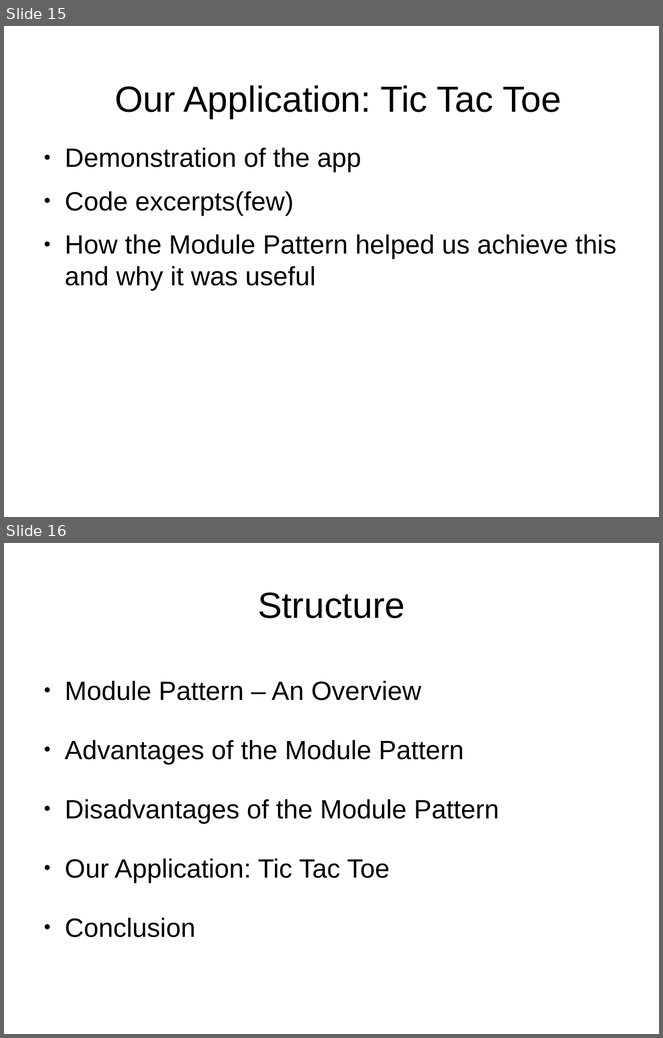
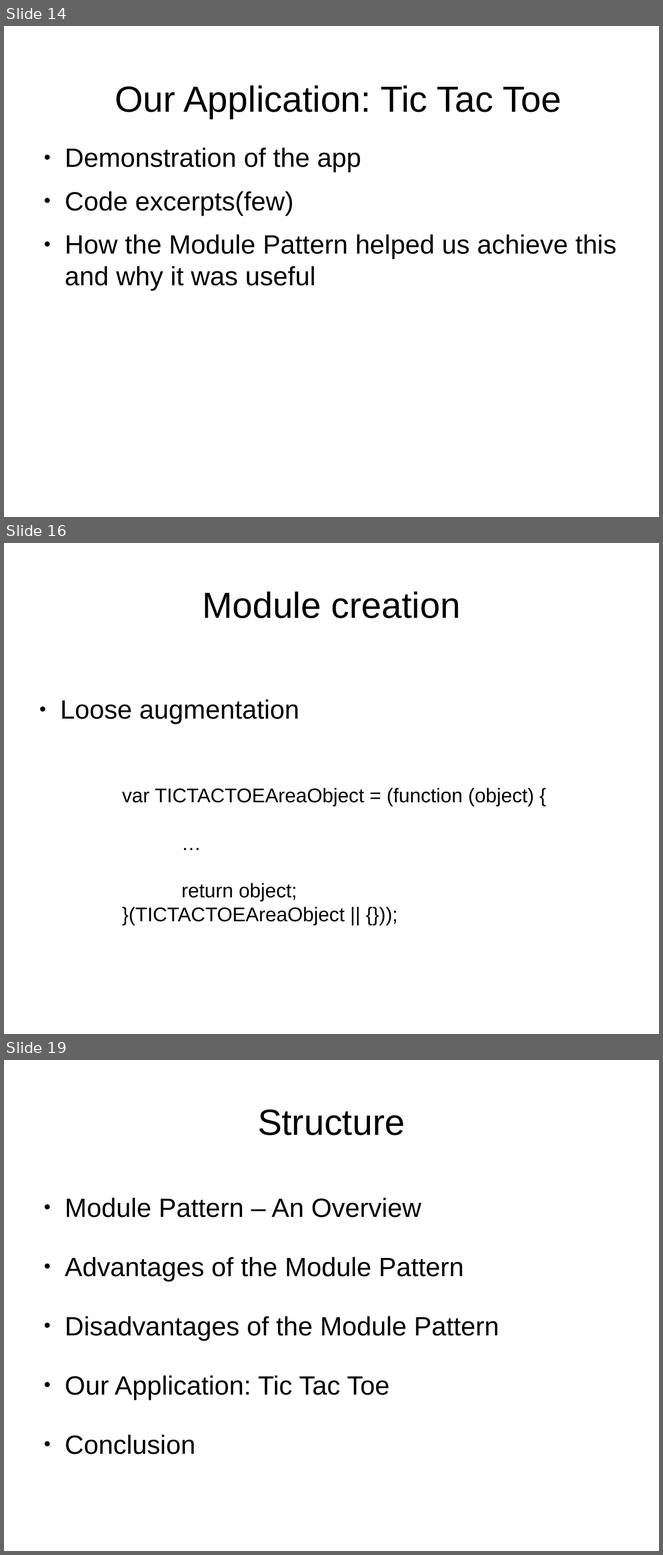
Before and after one commit to sattler/javascript-seminar-2015, a slide deck: presentation/Presentation.odp. Shown one above the other, each under a label of ours: slides 15 and 16 before the commit, slides 14, 16 and 19 after it; the slides between them are not shown. The pictures are 663x1038 and 663x1555 pixels, drawn with LibreOffice and Linux fonts; fonts in the diff are those of the drawing. Boxes give left, top, right and bottom in pixels: in the first picture for what was removed or moved away, otherwise in the second. Text is boxed around its words. In the diff, an @@ line names an element or a change of style, - is before the commit and + after.

```diff
--- a/presentation/Presentation.odp
+++ b/presentation/Presentation.odp
@@ slide 16 added at (x1=4, y1=543, x2=659, y2=1034), background #FFFFFF @@
@@ title added at (x1=202, y1=591, x2=461, y2=618), 44 pt, text #000000 @@
+Module creation
@@ text added at (x1=60, y1=700, x2=299, y2=724), 32 pt, text #000000 @@
+● Loose augmentation
@@ text added at (x1=122, y1=788, x2=534, y2=926), 24 pt, text #000000 @@
+var TICTACTOEAreaObject = (function (object) {
+…
+return object;
+}(TICTACTOEAreaObject || {}));
@@ what was slide 15 is now slide 14 @@
@@ what was slide 16 is now slide 19 @@
```
Also in this commit, not shown: 3 slides changed, 4 other slides added, 2 slides removed, 1 other file.
